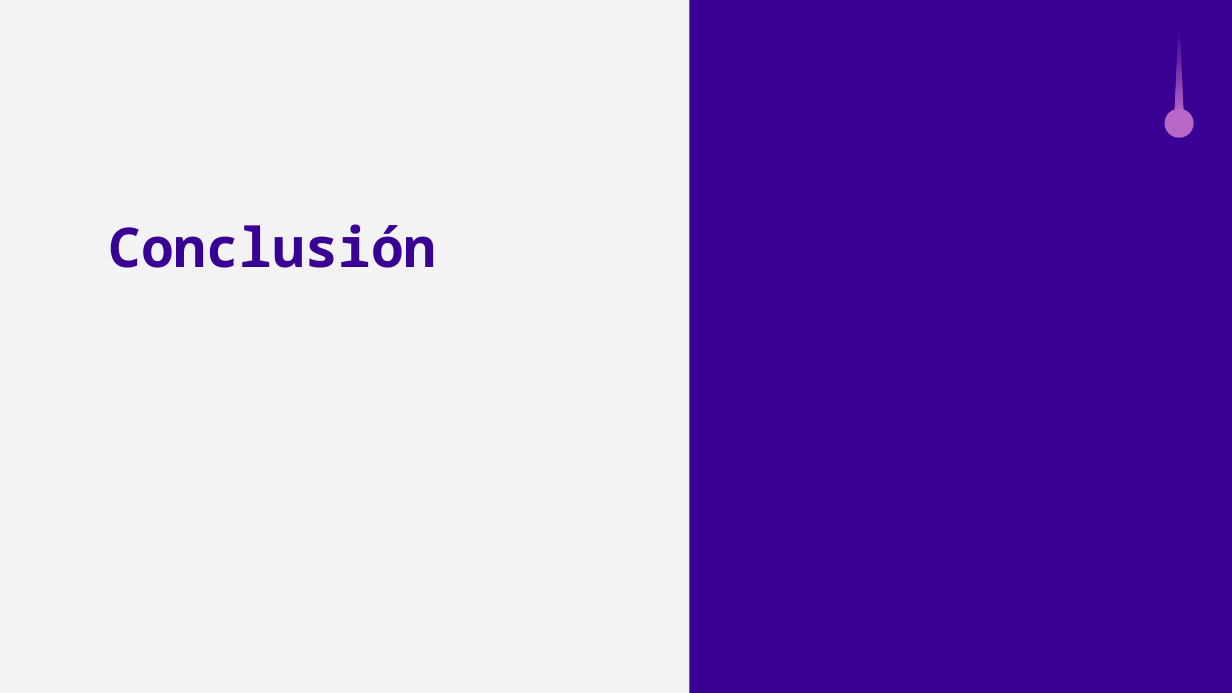
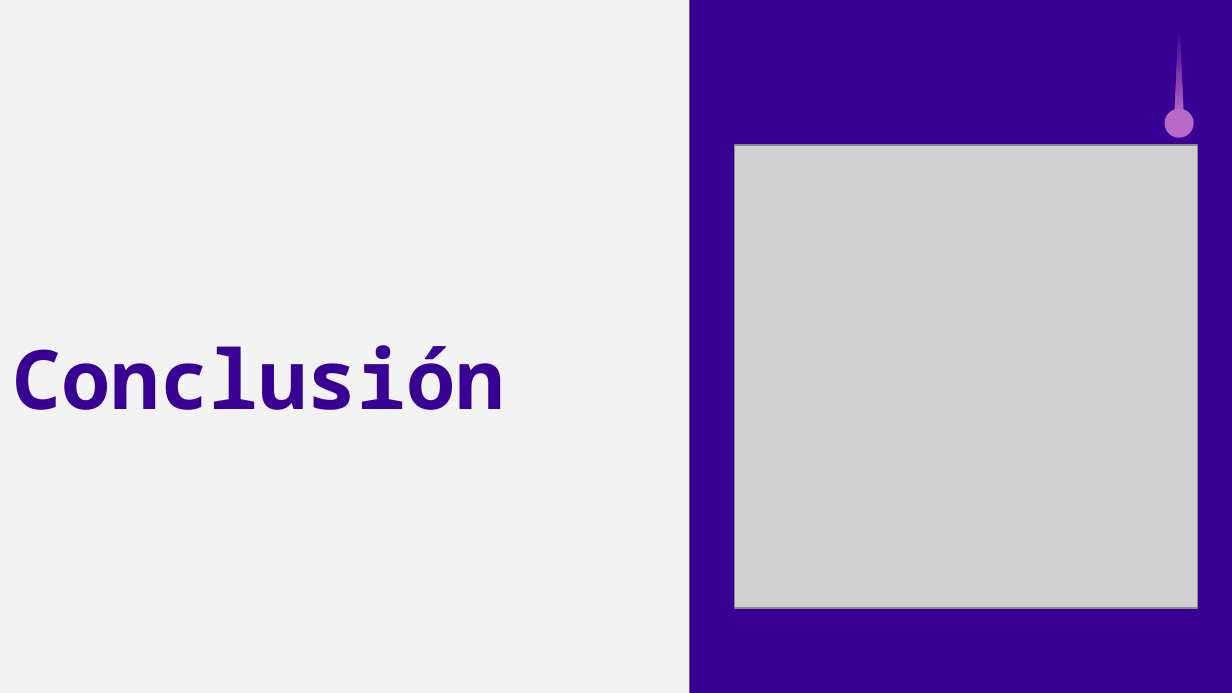
Before and after one commit to LucianoMartinez21/Catedra_1_C-, a slide deck: slide 11 of Presentacion_Fundamentos.pptx. Drawn at 1232x693 pixels with LibreOffice and Linux fonts; fonts in the diff are those of the drawing; grey boxes stand for pictures. Boxes give left, top, right and bottom in pixels: in the first picture for what was removed or moved away, otherwise in the second. Text is boxed around its words. In the diff, an @@ line names an element or a change of style, - is before the commit and + after.

```diff
--- a/Presentacion_Fundamentos.pptx
+++ b/Presentacion_Fundamentos.pptx
@@ picture added at <box>734,145,1198,609</box> @@
@@ title "Conclusión": place and size @@
-title "Conclusión" at <box>108,224,437,268</box>
+title "Conclusión" at <box>12,345,505,410</box>
@@ title "Conclusión" at <box>12,345,505,410</box>: size 32 to 48 pt; alignment left to justified @@
```
Also in this commit, not shown: 4 other slides changed.
